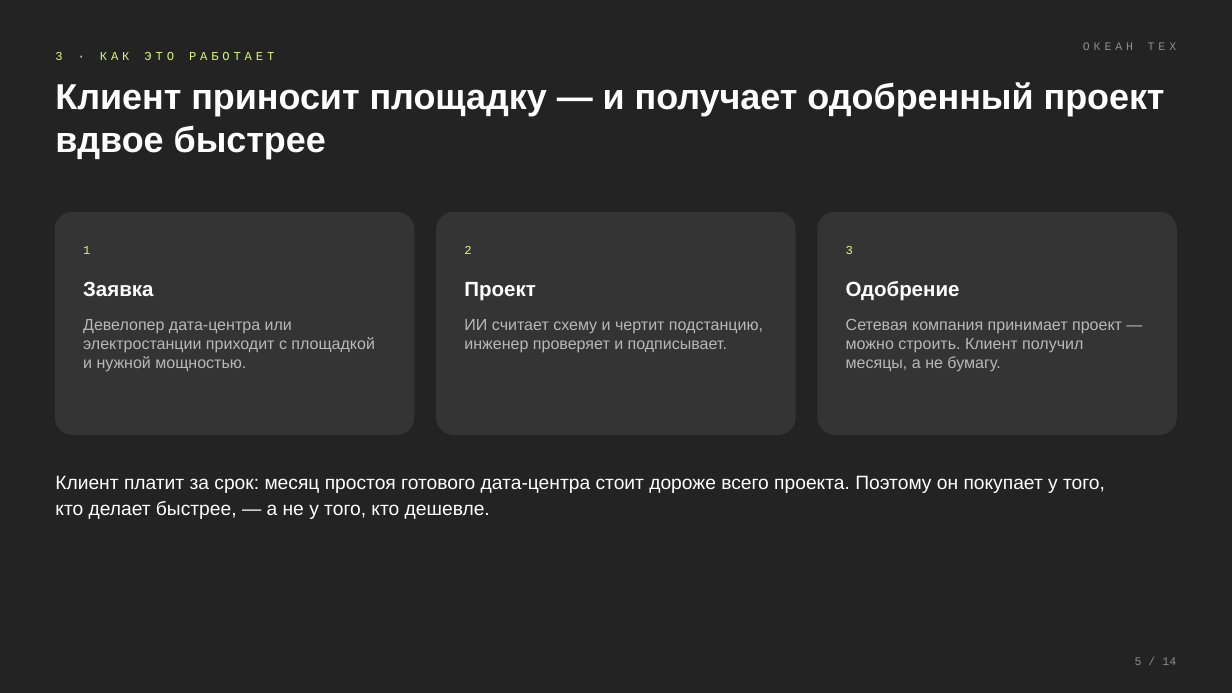
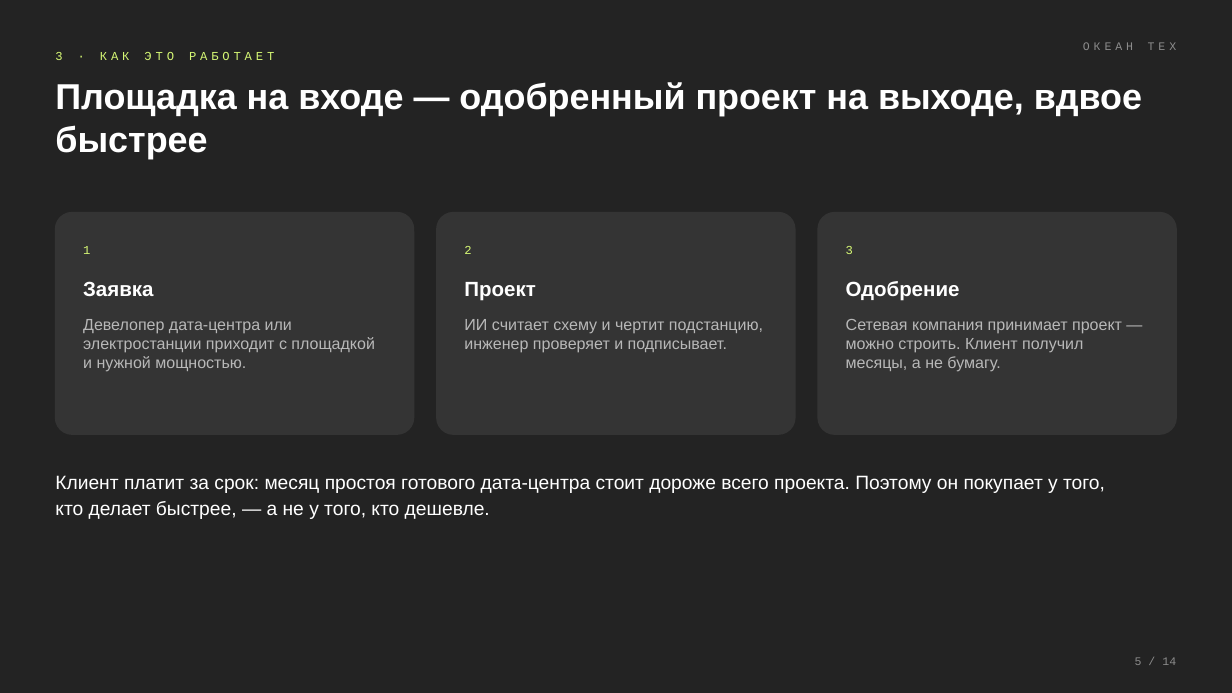
Before and after one commit to komoroshin/research, a slide deck: slide 5 of ai-case-library/research/ventures/grid-plain-deck.pptx. Drawn at 1232x693 pixels with LibreOffice and Linux fonts; fonts in the diff are those of the drawing. Boxes give left, top, right and bottom in pixels: in the first picture for what was removed or moved away, otherwise in the second. Text is boxed around its words. In the diff, an @@ line names an element or a change of style, - is before the commit and + after.

```diff
--- a/ai-case-library/research/ventures/grid-plain-deck.pptx
+++ b/ai-case-library/research/ventures/grid-plain-deck.pptx
@@ text at (55, 82, 1142, 159): text changed @@
-Клиент приносит площадку — и получает одобренный проект вдвое быстрее
+Площадка на входе — одобренный проект на выходе, вдвое быстрее
```
Also in this commit, not shown: 8 other slides changed, 2 other files.
